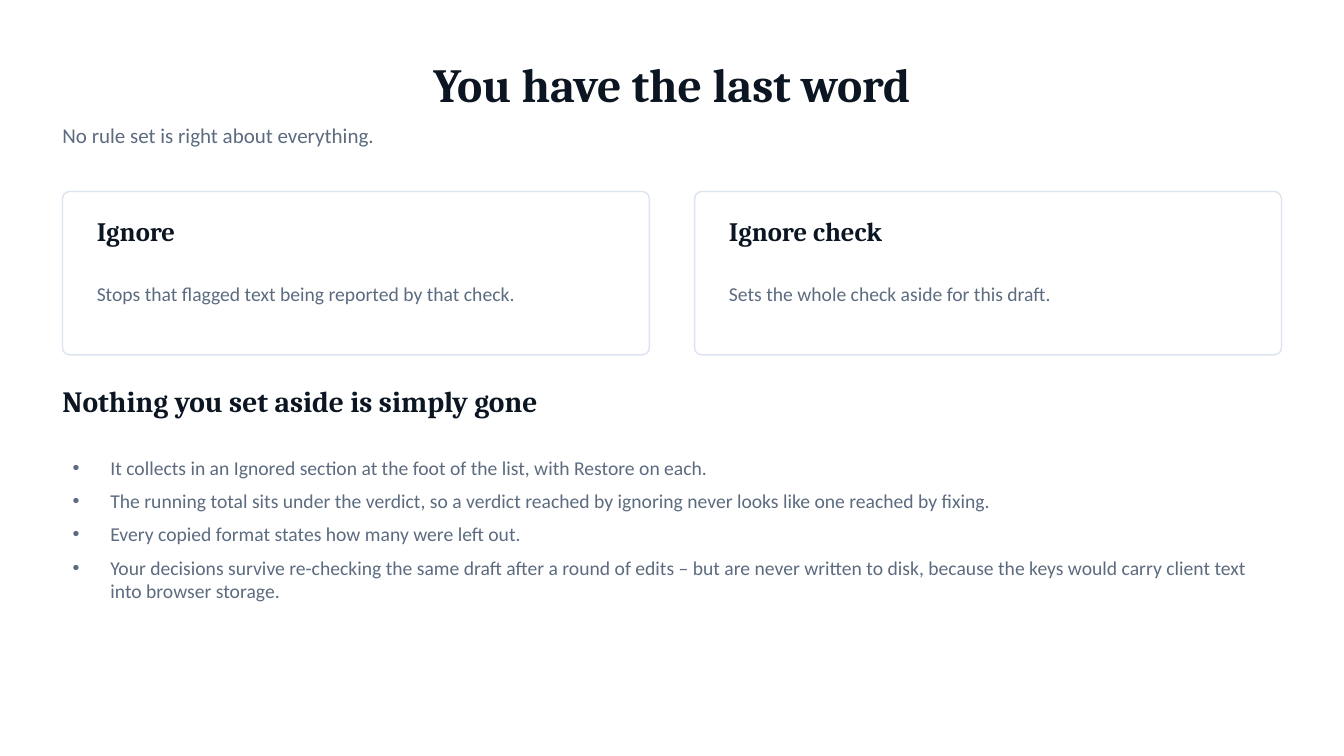
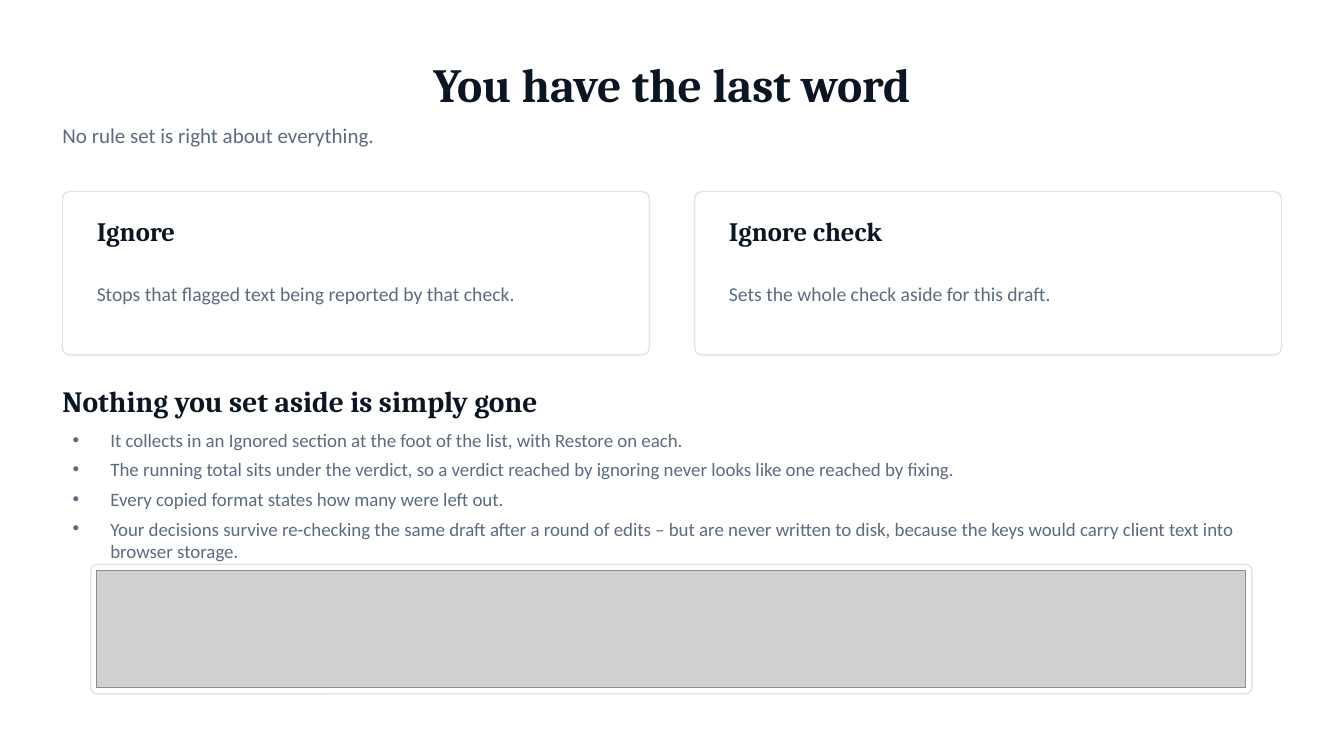
Before and after one commit to CyberNarwal/levelblue-scorecard, a slide deck: slide 9 of Report QA - team walkthrough.pptx. Drawn at 1344x756 pixels with LibreOffice and Linux fonts; fonts in the diff are those of the drawing; grey boxes stand for pictures. Boxes give left, top, right and bottom in pixels: in the first picture for what was removed or moved away, otherwise in the second. Text is boxed around its words. In the diff, an @@ line names an element or a change of style, - is before the commit and + after.

```diff
--- a/Report QA - team walkthrough.pptx
+++ b/Report QA - team walkthrough.pptx
@@ text "It collects in an Ignored ..." at (110, 434, 1233, 561): size 14 to 13.5 pt; less space between paragraphs @@
@@ rounded rectangle added at (91, 565, 1252, 694), fill #FFFFFF, outline #DCE4EF 1 pt @@
@@ picture added at (97, 571, 1246, 688) @@
```
Also in this commit, not shown: 5 other slides changed, 12 other files.
